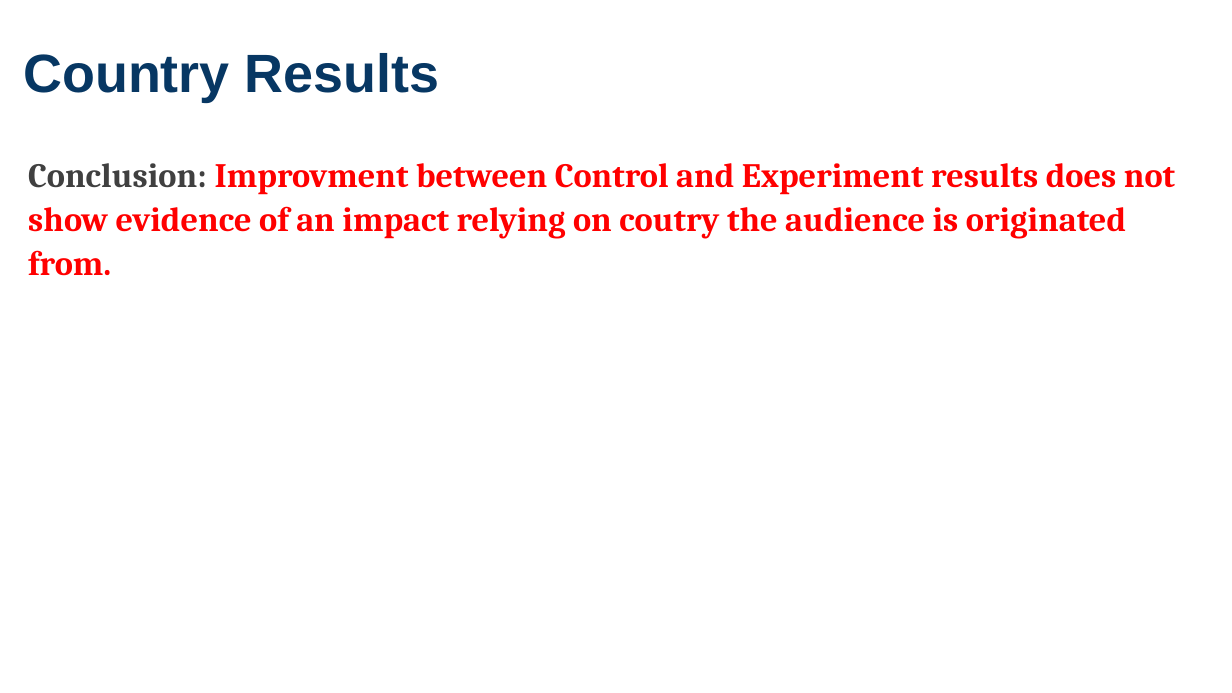
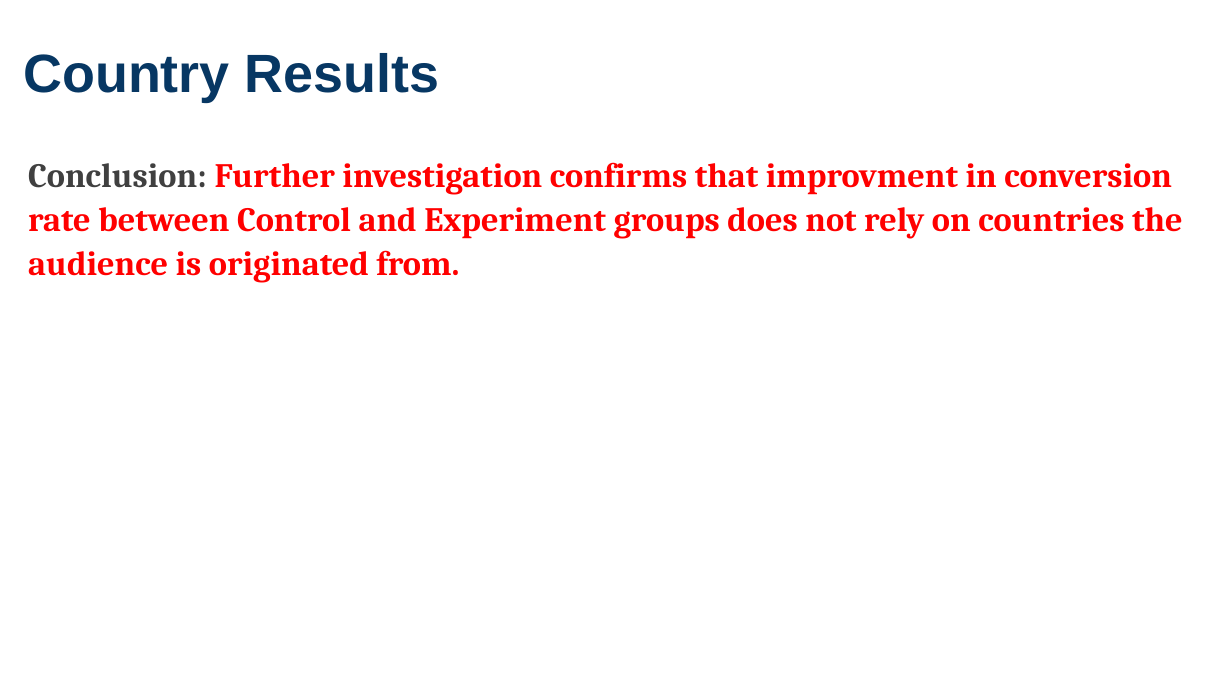
Before and after one commit to lgeorges1234/AB_Test_Capstone, a slide deck: slide 5 of Capstone_analyze-a_b-test-results.pptx. Drawn at 1232x693 pixels with LibreOffice and Linux fonts; fonts in the diff are those of the drawing. Boxes give left, top, right and bottom in pixels: in the first picture for what was removed or moved away, otherwise in the second. Text is boxed around its words. In the diff, an @@ line names an element or a change of style, - is before the commit and + after.

Commit message:
correction countries dummies

```diff
--- a/Capstone_analyze-a_b-test-results.pptx
+++ b/Capstone_analyze-a_b-test-results.pptx
@@ text at (28,162,1183,283): text changed @@
-Conclusion: Improvment between Control and Experiment results does not show evidence of an impact relying on coutry the audience is originated from.
+Conclusion: Further investigation confirms that improvment in conversion rate between Control and Experiment groups does not rely on countries the audience is originated from.
```
Also in this commit, not shown: 1 other file.
